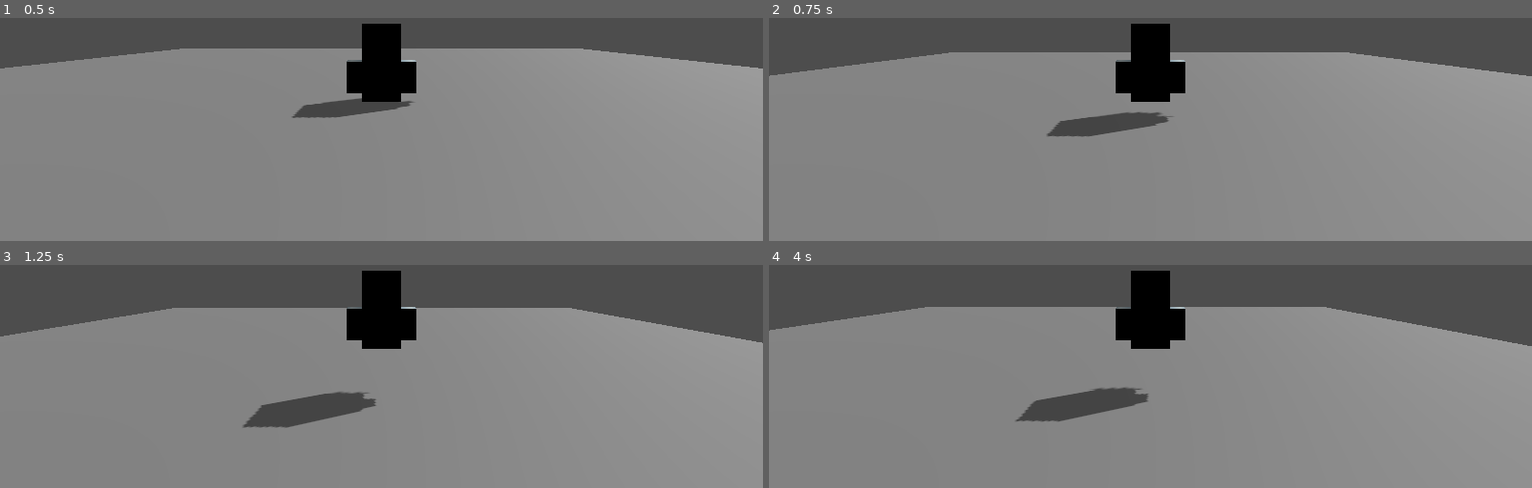
Above: before the commit, frames 1-4 (two rows, left to right).
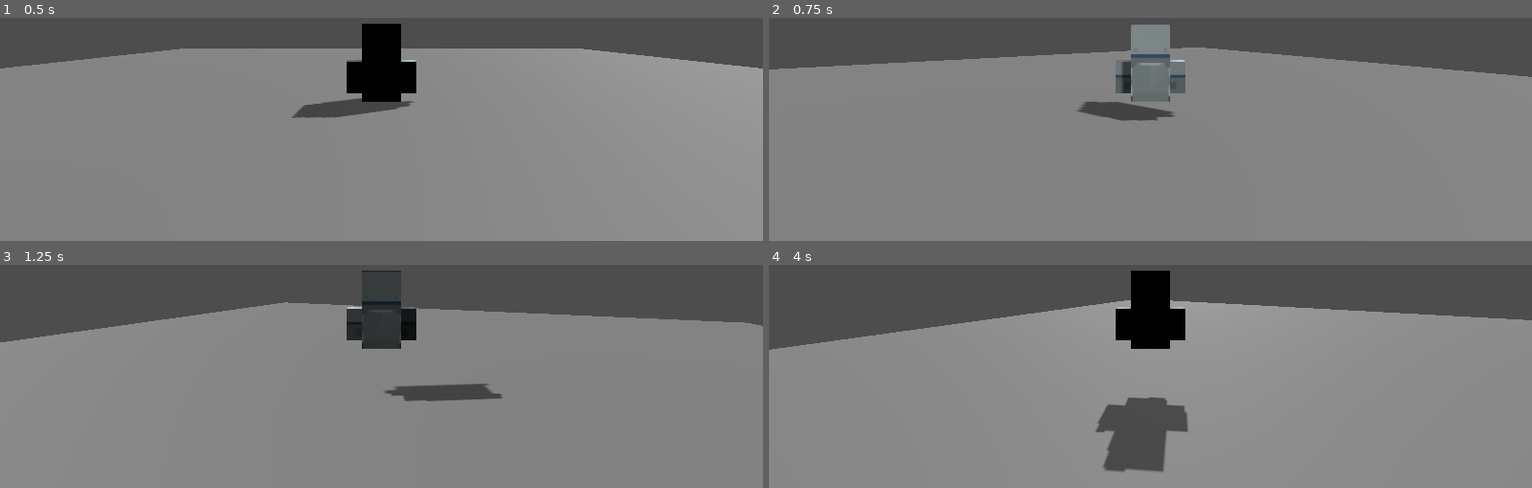
Above: after the commit, the same moments.

Repository: JaeMark/SwordswornCustodian
Game: Godot game, scene res://Maps/Castle.tscn
Same seed, same stepped clock (60 frames per second), same inputs: the game is played once before the commit and once after it.
Inputs:
- Up to frame 1 (0.5 s): no input
- Up to frame 2 (0.75 s): tap Enter at 0.5 s; hold D (right) from 0.53 s (still down); tap Space (jump) at 0.6 s
- Up to frame 3 (1.25 s): keep holding D (right); tap Space (jump) at 0.77, 1.07 s
- Up to frame 4 (4 s): release D (right) at 1.28 s; hold S (back) 1.28-2.03 s; tap Space (jump) at 1.35, 1.52, 1.82, 2.1, 2.85, 3.02, 3.32, 3.6, 3.77 s; hold D (right) 2.03-2.78 s; hold W (forward) 2.78-3.53 s; hold A (left) from 3.53 s (still down)

Frame 1 is identical in both runs. In frame 2, 5.3% of the frame differs, in the area x 0-100%, y 2-54%; in frame 3, 7.2%; in frame 4, 8.8%, in the area x 0-100%, y 15-93%.

Commit message:
Player can now rotate

Diff:
--- a/Player/Player.tscn
+++ b/Player/Player.tscn
@@ -17,8 +17,8 @@
 [node name="KnightBlue" type="MeshInstance3D" parent="."]
 mesh = ExtResource("1_y1rqk")
 
-[node name="SpringArm3D" type="SpringArm3D" parent="."]
+[node name="SpringArm3D" type="SpringArm3D" parent="KnightBlue"]
 transform = Transform3D(1, 0, 0, 0, 1, 0, 0, 0, 1, 0, 5, 0)
 spring_length = 20.0
 
-[node name="Camera3D" type="Camera3D" parent="SpringArm3D"]
+[node name="Camera3D" type="Camera3D" parent="KnightBlue/SpringArm3D"]
--- a/Scripts/PlayerController.gd
+++ b/Scripts/PlayerController.gd
@@ -1,13 +1,15 @@
 extends CharacterBody3D
 
-@export var speed = 5.0
+@export var speed = 10.0
 @export var acceleration = 4.0
 @export var jump_speed = 8.0
+@export var rotation_speed = 5.0
 
 # Get the gravity from the project settings to be synced with RigidBody nodes.
 var gravity = ProjectSettings.get_setting("physics/3d/default_gravity")
 
 @onready var spring_arm = $SpringArm3D
+@onready var model = $KnightBlue
 
 func _physics_process(delta):
 	# Add the gravity.
@@ -18,27 +20,23 @@
 	if Input.is_action_just_pressed("jump") and is_on_floor():
 		velocity.y = jump_speed
 
+	# Handle rotation based on input.
+	var input_dir = Input.get_vector("left", "right", "forward", "back")
+	# Rotate the player left or right
+	if input_dir.x != 0:
+		model.rotation.y += input_dir.x * rotation_speed * delta
+
 	handle_movement_input(delta)
-	###
-	#if direction:
-	#	velocity.x = direction.x * SPEED
-	#	velocity.z = direction.z * SPEED
-	#else:
-	#	velocity.x = move_toward(velocity.x, 0, SPEED)
-	#	velocity.z = move_toward(velocity.z, 0, SPEED)
-	###
 	move_and_slide()
 
 func handle_movement_input(delta):
-
 	# Get the input direction and handle the movement/deceleration.
 	var input_dir = Input.get_vector("left", "right", "forward", "back")
-	var direction = Vector3(input_dir.x, 0, input_dir.y).rotated(Vector3.UP, spring_arm.rotation.y)
 
+	# Calculate the movement direction based on player's rotation
+	var direction = Vector3(0, 0, 1).rotated(Vector3.UP, model.rotation.y)
+
+	# Adjust the velocity based on the input
 	var velocity_y = velocity.y;
-	velocity = lerp(velocity, direction * speed, acceleration * delta)
+	velocity = lerp(velocity, direction * input_dir.y * speed, acceleration * delta)
 	velocity.y = velocity_y
-
-
-func jump():
-	gravity = -jump_speed
